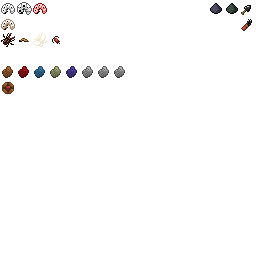
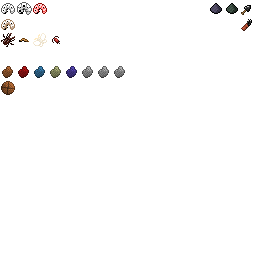
Layers edited between the first and the second 256x256 image:
painted on "Mod_items" over (x1=1, y1=81, x2=15, y2=95)
